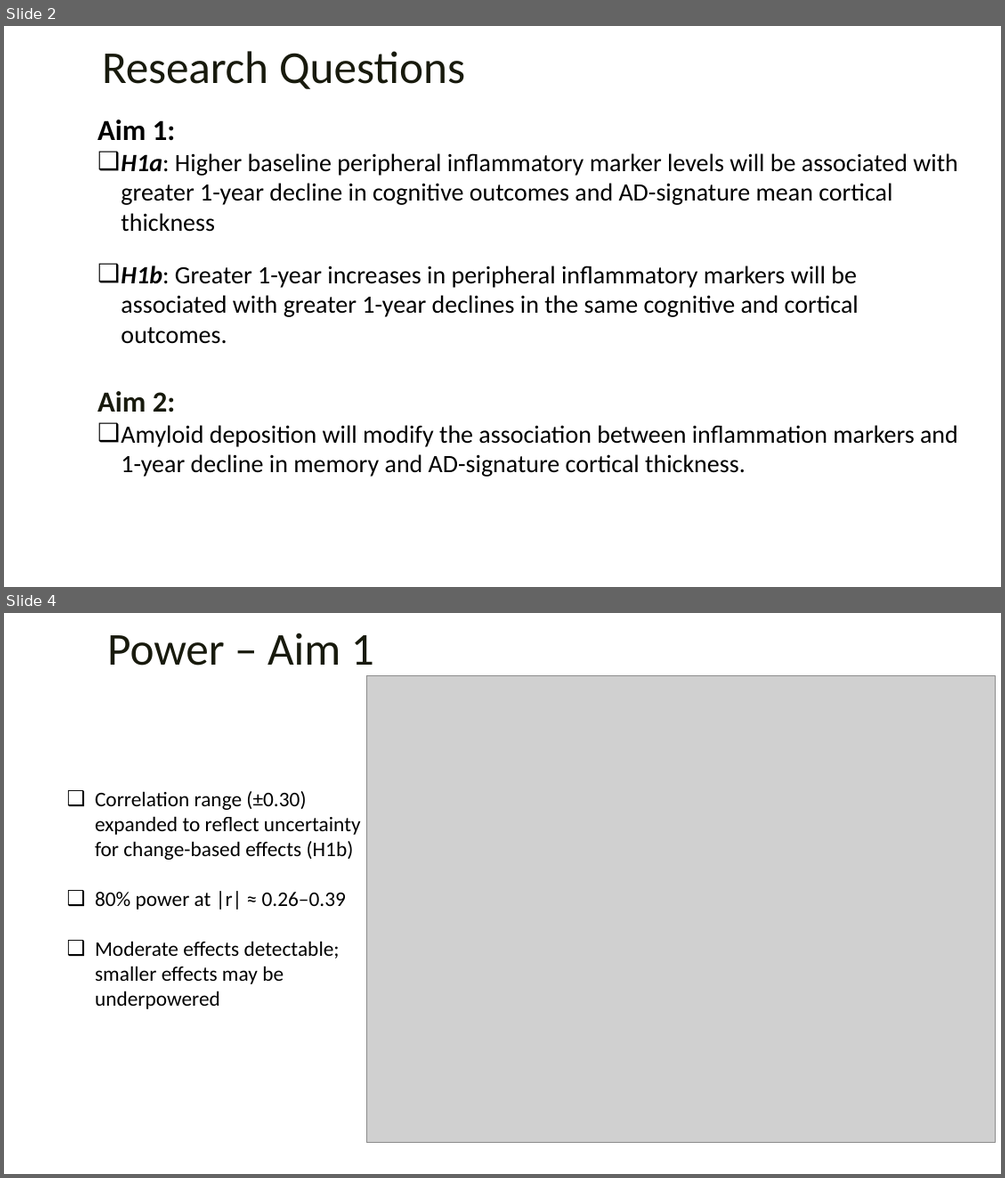
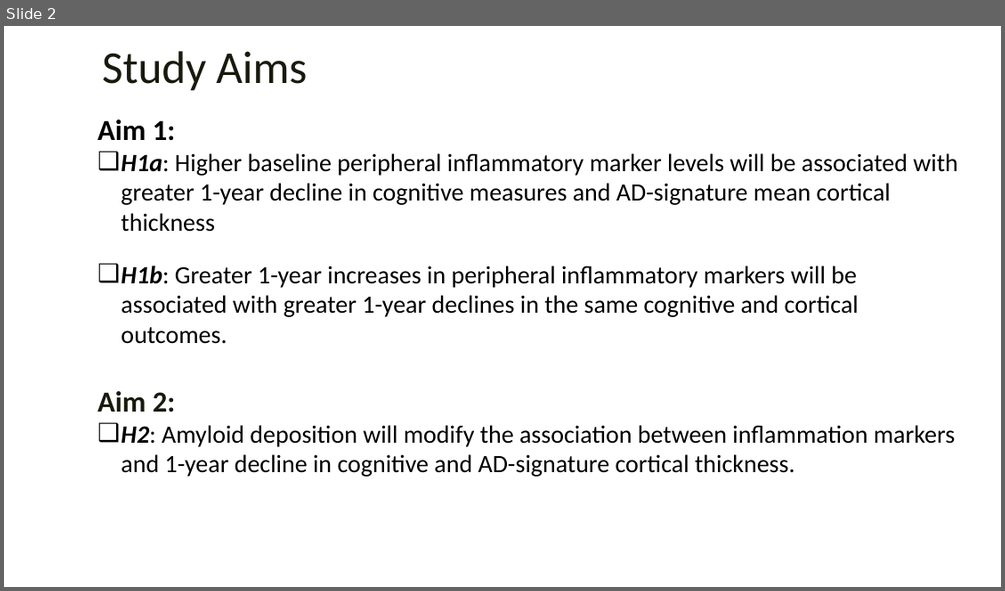
Before and after one commit to rysummers/BIOS6624-Class, a slide deck: Project2/Reports/Project2_Presentation_summers.pptx. Shown one above the other, each under a label of ours: slides 2 and 4 before the commit, slide 2 after it; the slides between them are not shown. The pictures are 1005x1178 and 1005x591 pixels, drawn with LibreOffice and Linux fonts; fonts in the diff are those of the drawing; grey boxes stand for pictures; background and template pictures are left out. Boxes give left, top, right and bottom in pixels: in the first picture for what was removed or moved away, otherwise in the second. Text is boxed around its words. In the diff, an @@ line names an element or a change of style, - is before the commit and + after.

```diff
--- a/Project2/Reports/Project2_Presentation_summers.pptx
+++ b/Project2/Reports/Project2_Presentation_summers.pptx
@@ slide 4 removed at bbox=[4, 613, 1001, 1174], background picture (left out) @@
@@ text removed at bbox=[107, 633, 374, 666] @@
-Power – Aim 1
@@ picture removed at bbox=[367, 676, 995, 1143] @@
@@ text removed at bbox=[95, 791, 361, 1009] @@
-❑ Correlation range (±0.30) expanded to reflect uncertainty for change-based effects (H1b)
-❑ 80% power at |r| ≈ 0.26–0.39
-❑ Moderate effects detectable; smaller effects may be underpowered
@@ slide 2 changed as well @@
@@ text at bbox=[102, 51, 307, 91]: text changed @@
-Research Questions
+Study Aims
@@ text at bbox=[121, 153, 957, 232]: text changed @@
-❑ H1a: Higher baseline peripheral inflammatory marker levels will be associated with greater 1-year decline in cognitive outcomes and AD-signature mean cortical thickness
+❑ H1a: Higher baseline peripheral inflammatory marker levels will be associated with greater 1-year decline in cognitive measures and AD-signature mean cortical thickness
@@ text at bbox=[121, 425, 955, 476]: text changed @@
-❑ Amyloid deposition will modify the association between inflammation markers and 1-year decline in memory and AD-signature cortical thickness.
+❑ H2: Amyloid deposition will modify the association between inflammation markers and 1-year decline in cognitive and AD-signature cortical thickness.
```
Also in this commit, not shown: 4 other slides changed, 1 slide added, 1 other slide removed, 7 other files.
